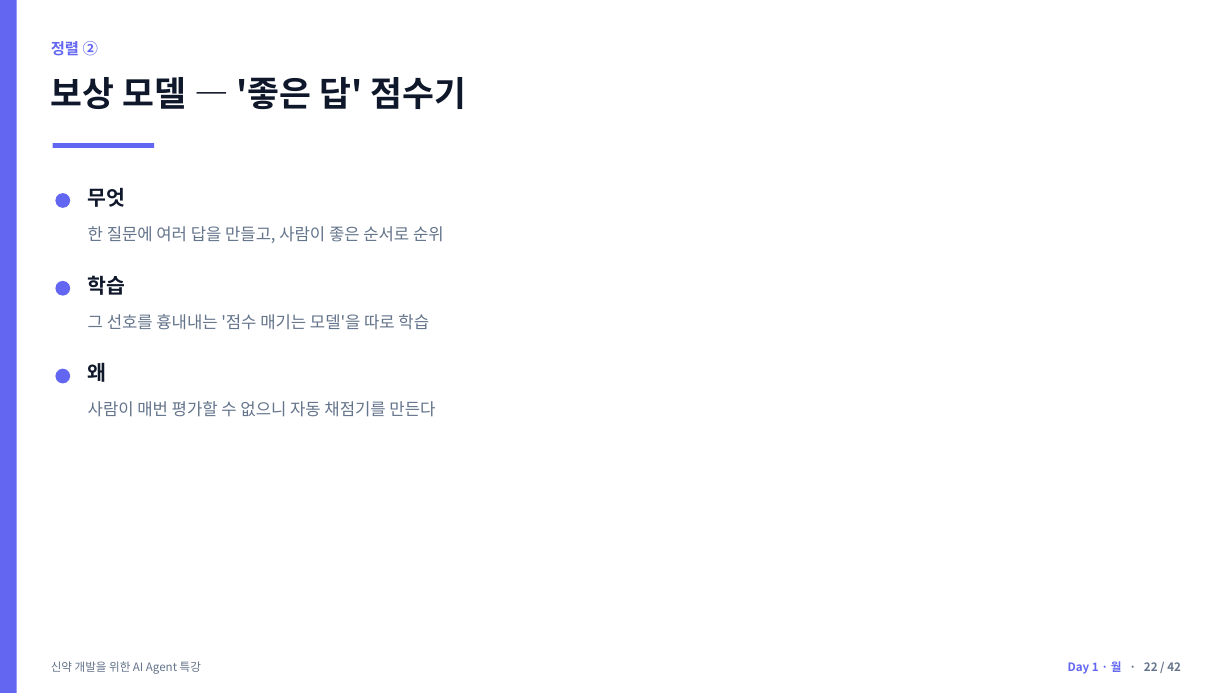
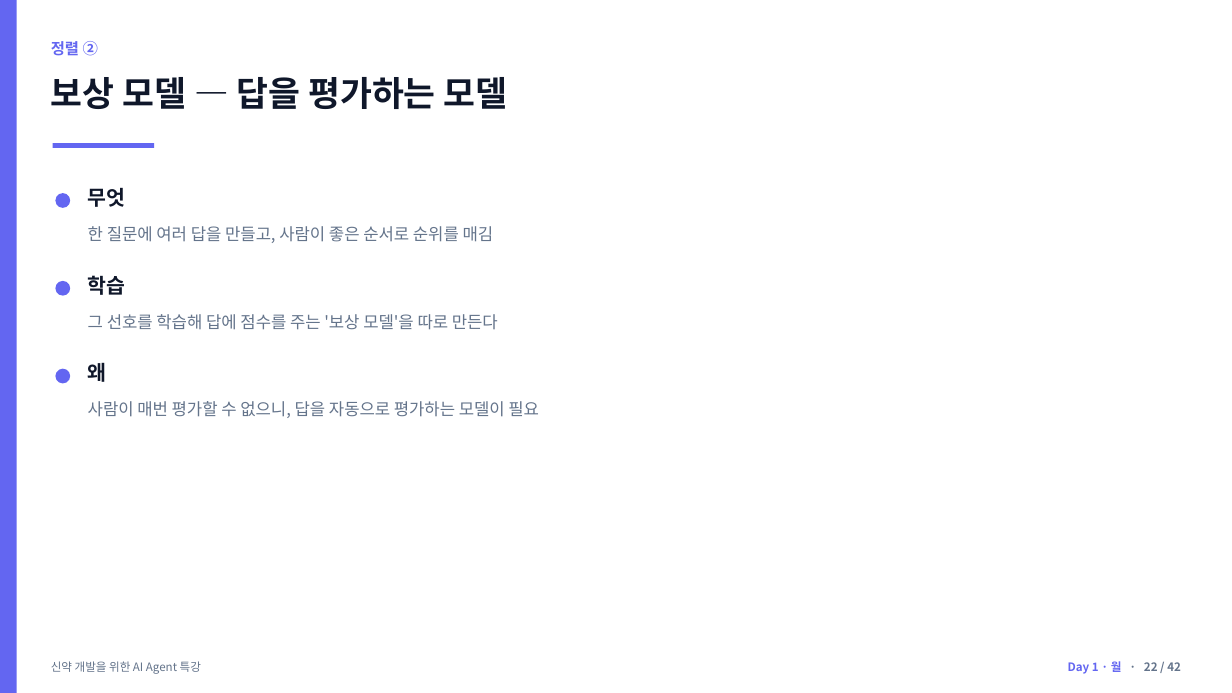
Before and after one commit to jyshin-22/wku-ai-agent-program, a slide deck: slide 22 of slides/day1.pptx. Drawn at 1232x693 pixels with LibreOffice and Linux fonts; fonts in the diff are those of the drawing. Boxes give left, top, right and bottom in pixels: in the first picture for what was removed or moved away, otherwise in the second. Text is boxed around its words. In the diff, an @@ line names an element or a change of style, - is before the commit and + after.

```diff
--- a/slides/day1.pptx
+++ b/slides/day1.pptx
@@ text at [51,77,508,109]: text changed @@
-보상 모델 — '좋은 답' 점수기
+보상 모델 — 답을 평가하는 모델
@@ text at [88,226,494,243]: text changed @@
-한 질문에 여러 답을 만들고, 사람이 좋은 순서로 순위
+한 질문에 여러 답을 만들고, 사람이 좋은 순서로 순위를 매김
@@ text at [88,314,498,330]: text changed @@
-그 선호를 흉내내는 '점수 매기는 모델'을 따로 학습
+그 선호를 학습해 답에 점수를 주는 '보상 모델'을 따로 만든다
@@ text at [88,401,539,418]: text changed @@
-사람이 매번 평가할 수 없으니 자동 채점기를 만든다
+사람이 매번 평가할 수 없으니, 답을 자동으로 평가하는 모델이 필요
```
Also in this commit, not shown: 1 other slide changed, 7 other files.
